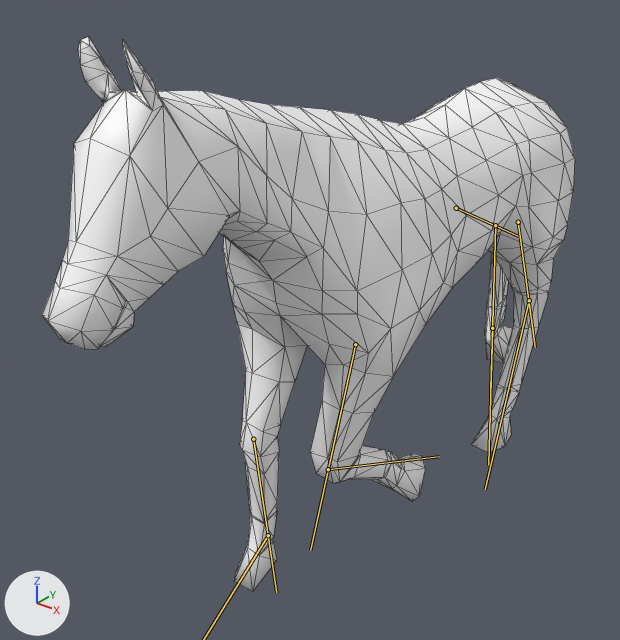
Before and after pictures for a commit that changed the glTF model Contents/mods/HorseMod/common/media/anims_X/Horse/Horse_Trot.glb.
Rendered twice from a 50 mm camera at (0.854, -1.409, 1.19) aimed at (-0.082, -0.239, 0.465). Arrows for +X, +Y and +Z are at lower left; the lights stay in place. Both versions are drawn at frame 6 of the action 'Horse_Trot'; the numbers are the values there. The bones that change are drawn over the model as lines. Mesh edges are drawn as thin lines.

In view in the first picture: 'GEO-Horse'.
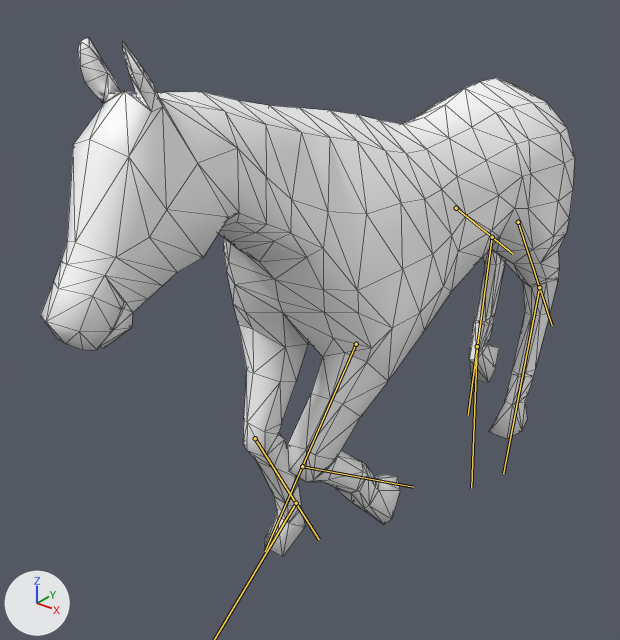
Patch to the scene script:
```diff
--- a/Contents/mods/HorseMod/common/media/anims_X/Horse/Horse_Trot.glb.py
+++ b/Contents/mods/HorseMod/common/media/anims_X/Horse/Horse_Trot.glb.py
@@ bone_def_radius_l @@
 bone_def_radius_l = bpy.data.objects['Bip01'].pose.bones['DEF_Radius.L']  # child of 'DEF_Shoulder.L'
-bone_def_radius_l.rotation_quaternion = (0.973, -0.23, 0.012, -0.015)  # degrees (-27, 1, -2)
+bone_def_radius_l.rotation_quaternion = (0.912, -0.405, 0.018, -0.015)  # degrees (-48, 1, -2)
@@ bone_def_frontcannon_l @@
 bone_def_frontcannon_l = bpy.data.objects['Bip01'].pose.bones['DEF_FrontCannon.L']  # child of 'DEF_Radius.L'
-bone_def_frontcannon_l.rotation_quaternion = (0.745, 0.666, 0.0, -0.033)  # degrees (83, 3, -3)
+bone_def_frontcannon_l.rotation_quaternion = (0.678, 0.734, 0.0, -0.037)  # degrees (94, 3, -3)
@@ bone_def_frontcannon_r @@
 bone_def_frontcannon_r = bpy.data.objects['Bip01'].pose.bones['DEF_FrontCannon.R']  # child of 'DEF_Radius.R'
-bone_def_frontcannon_r.rotation_quaternion = (0.965, 0.261, 0.0, 0.013)  # degrees (30, 0, 1)
+bone_def_frontcannon_r.rotation_quaternion = (0.905, 0.423, 0.0, 0.021)  # degrees (50, -1, 2)
@@ bone_def_fronthoof_r @@
 bone_def_fronthoof_r = bpy.data.objects['Bip01'].pose.bones['DEF_FrontHoof.R']  # child of 'DEF_FrontCannon.R'
-bone_def_fronthoof_r.rotation_quaternion = (1.0, -0.011, -0.003, 0.005)  # degrees (-1, 0, 1)
+bone_def_fronthoof_r.rotation_quaternion = (0.983, -0.179, -0.002, 0.005)  # degrees (-21, 0, 1)
@@ bone_def_gaskin_l @@
 bone_def_gaskin_l = bpy.data.objects['Bip01'].pose.bones['DEF_Gaskin.L']  # child of 'DEF_Pelvis.L'
-bone_def_gaskin_l.rotation_quaternion = (0.999, -0.02, 0.008, -0.026)  # degrees (-2, 1, -3)
+bone_def_gaskin_l.rotation_quaternion = (0.996, 0.077, 0.005, -0.037)  # degrees (9, 1, -4)
@@ bone_def_rearcannon_l @@
 bone_def_rearcannon_l = bpy.data.objects['Bip01'].pose.bones['DEF_RearCannon.L']  # child of 'DEF_Gaskin.L'
-bone_def_rearcannon_l.rotation_quaternion = (0.995, -0.096, 0.0, 0.004)  # degrees (-11, 0, 0)
+bone_def_rearcannon_l.rotation_quaternion = (0.987, -0.158, 0.0, 0.007)  # degrees (-18, 0, 1)
@@ bone_def_gaskin_r @@
 bone_def_gaskin_r = bpy.data.objects['Bip01'].pose.bones['DEF_Gaskin.R']  # child of 'DEF_Pelvis.R'
-bone_def_gaskin_r.rotation_quaternion = (0.94, 0.34, -0.009, 0.007)  # degrees (40, -1, 0)
+bone_def_gaskin_r.rotation_quaternion = (0.959, 0.281, -0.008, 0.008)  # degrees (33, -1, 1)
@@ bone_def_rearcannon_r @@
 bone_def_rearcannon_r = bpy.data.objects['Bip01'].pose.bones['DEF_RearCannon.R']  # child of 'DEF_Gaskin.R'
-bone_def_rearcannon_r.rotation_quaternion = (0.959, -0.284, 0.0, -0.012)  # degrees (-33, 0, -1)
+bone_def_rearcannon_r.rotation_quaternion = (0.943, -0.333, 0.0, -0.014)  # degrees (-39, -1, -1)
@@ bone_def_rearhoof_r @@
 bone_def_rearhoof_r = bpy.data.objects['Bip01'].pose.bones['DEF_RearHoof.R']  # child of 'DEF_RearCannon.R'
-bone_def_rearhoof_r.rotation_quaternion = (0.883, 0.47, 0.003, 0.009)  # degrees (56, 0, 1)
+bone_def_rearhoof_r.rotation_quaternion = (0.834, 0.551, 0.001, 0.007)  # degrees (67, 0, 1)
```

Location of each change, [x1, y1, x2, y2] in pixels of the pictures (620 x 640 px):
'GEO-Horse', posed (6% shorter)
    before: [42, 37, 575, 591]
    after: [40, 37, 575, 557]
bone 'DEF_Radius.L', root to tip
    before: (355, 344) to (310, 550)
    after: (356, 344) to (265, 551)
bone 'DEF_FrontCannon.L', root to tip
    before: (328, 469) to (439, 456)
    after: (302, 466) to (413, 487)
bone 'DEF_FrontCannon.R', root to tip
    before: (253, 439) to (276, 592)
    after: (255, 438) to (319, 539)
bone 'DEF_Gaskin.L', root to tip
    before: (518, 222) to (535, 347)
    after: (518, 222) to (552, 325)
bone 'DEF_RearCannon.L', root to tip
    before: (529, 300) to (485, 489)
    after: (539, 287) to (503, 473)
bone 'DEF_Gaskin.R', root to tip
    before: (456, 208) to (518, 236)
    after: (456, 208) to (512, 253)
bone 'DEF_RearCannon.R', root to tip
    before: (495, 225) to (490, 389)
    after: (492, 237) to (468, 415)
bone 'DEF_RearHoof.R', root to tip
    before: (492, 328) to (488, 465)
    after: (477, 346) to (471, 488)
